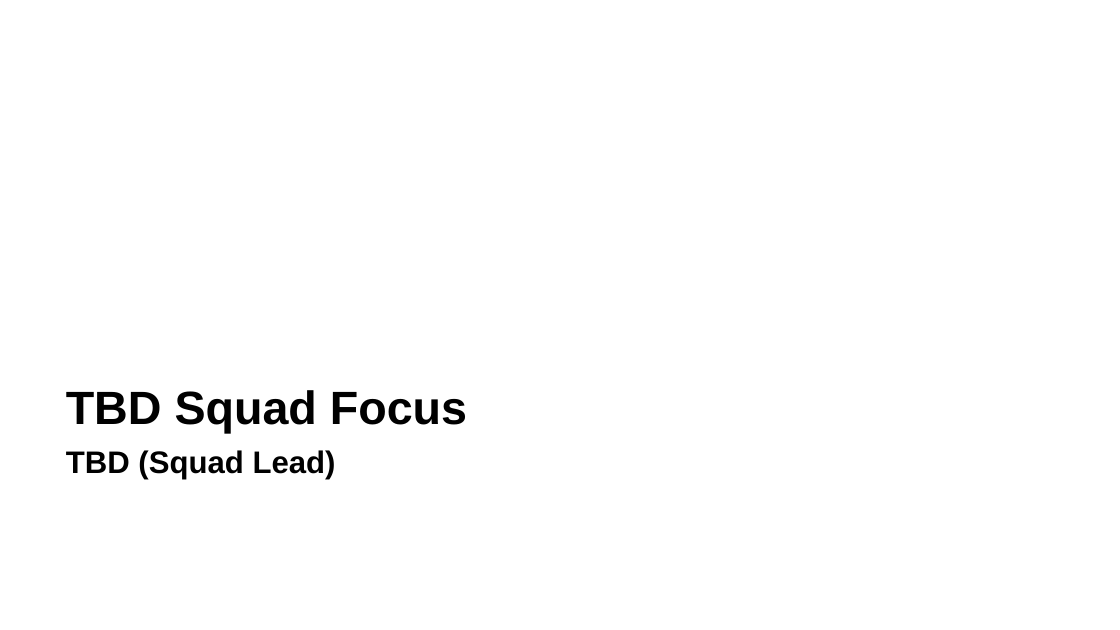
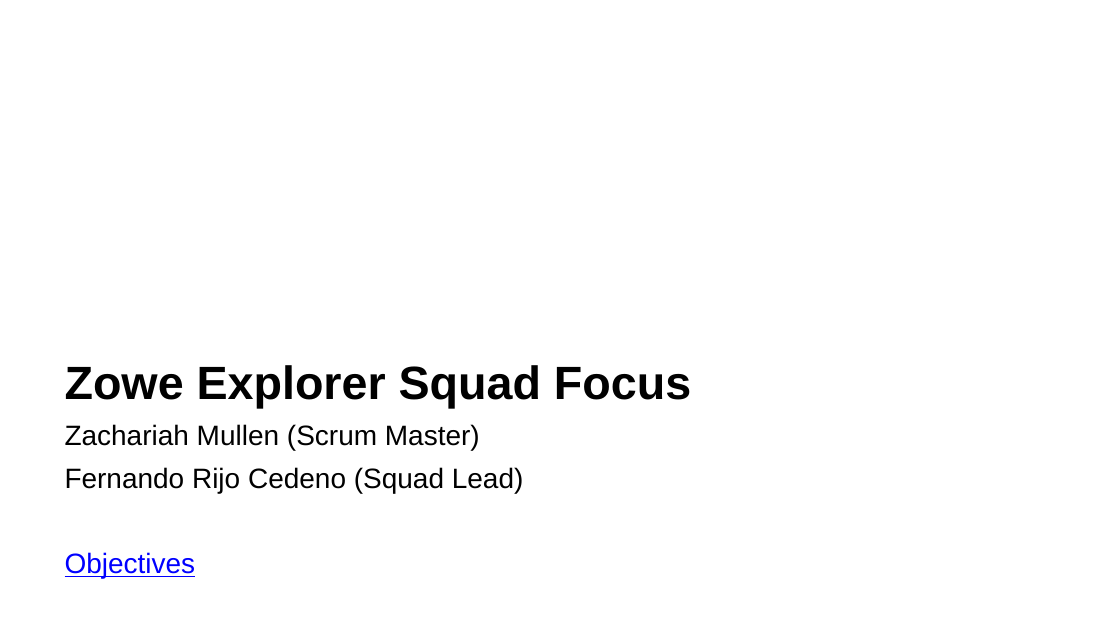
Before and after one commit to zowe/community, a slide deck: slide 4 of Project Management/PI Planning/20PI4 Planning/Zowe Community Squad Focus for 20PI4.pptx (slide 7 before the commit). Drawn at 1120x630 pixels with LibreOffice and Linux fonts; fonts in the diff are those of the drawing. Boxes give left, top, right and bottom in pixels: in the first picture for what was removed or moved away, otherwise in the second. Text is boxed around its words. In the diff, an @@ line names an element or a change of style, - is before the commit and + after.

Commit message:
Update

```diff
--- a/Project Management/PI Planning/20PI4 Planning/Zowe Community Squad Focus for 20PI4.pptx
+++ b/Project Management/PI Planning/20PI4 Planning/Zowe Community Squad Focus for 20PI4.pptx
@@ text at [65, 365, 691, 578]: text changed; size 20 to 18 pt; bold off @@
-TBD Squad Focus
-TBD (Squad Lead)
+Zowe Explorer Squad Focus
+Zachariah Mullen (Scrum Master)
+Fernando Rijo Cedeno (Squad Lead)
+Objectives
```
Also in this commit, not shown: 3 other slides changed, 48 slides added, 4 slides removed.
